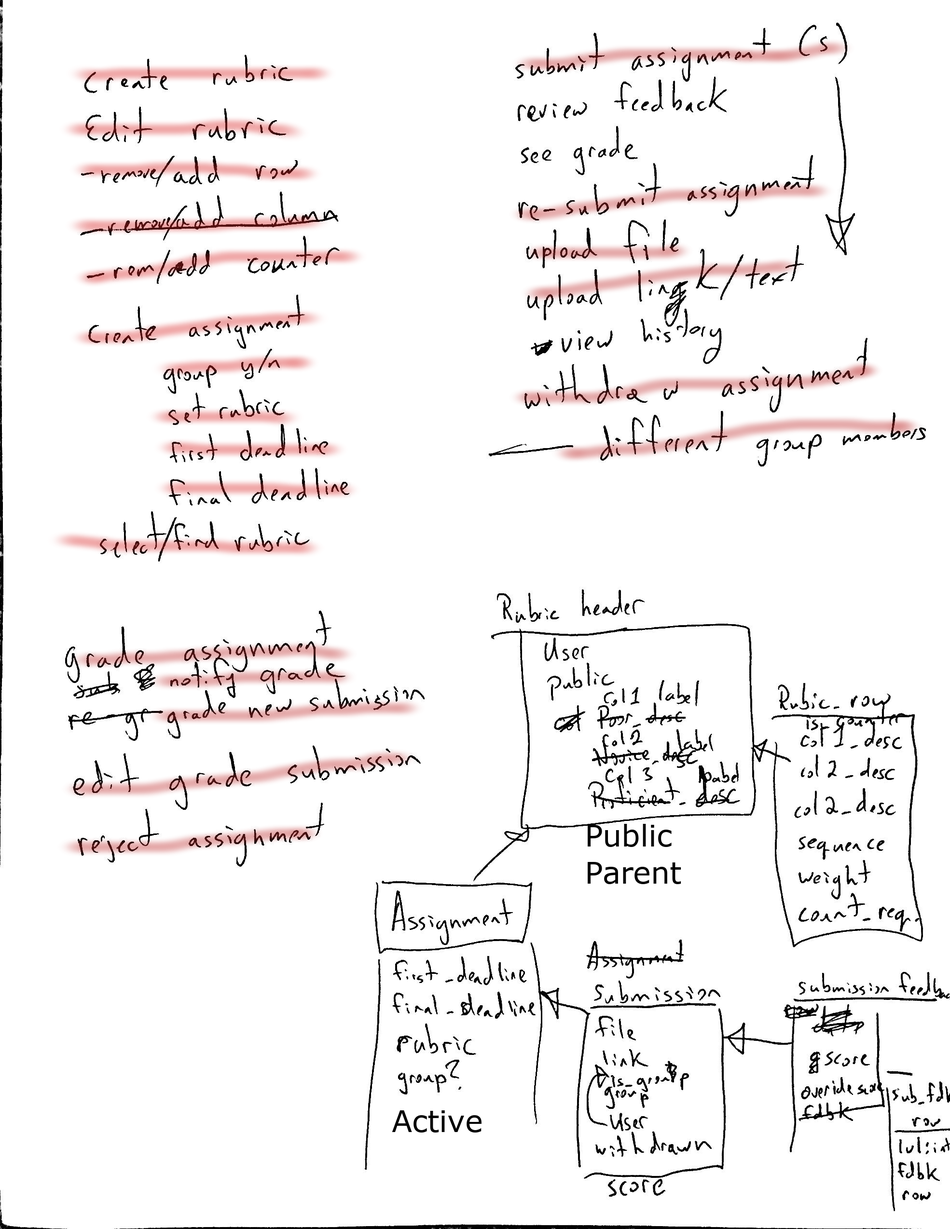
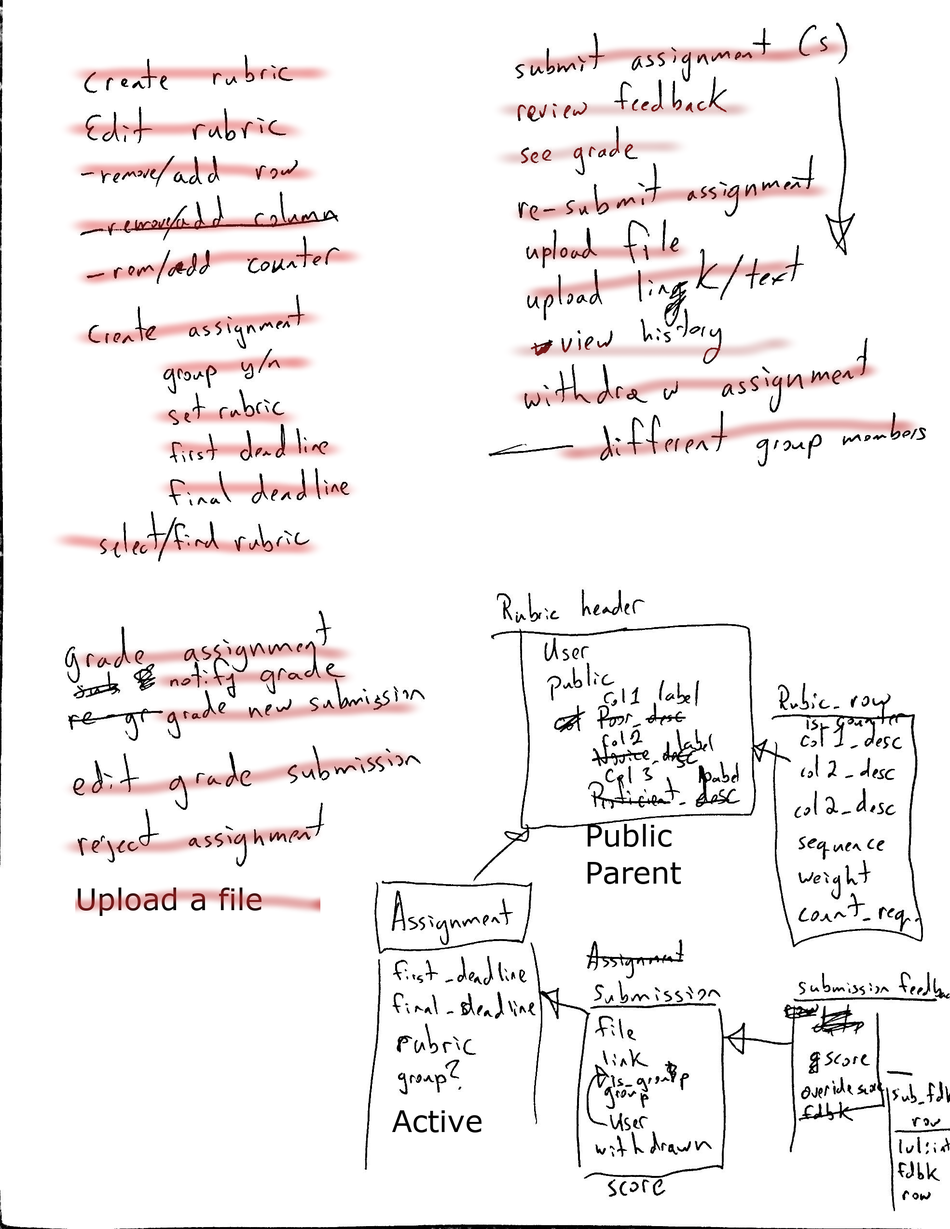
The second 950 x 1229 image is a revision of the first. Changes to its layers:
added layer "Upload a file" above "Completions" over <box>75,886,321,917</box>
painted on "features_and_data_model.png" over <box>493,99,797,362</box>
